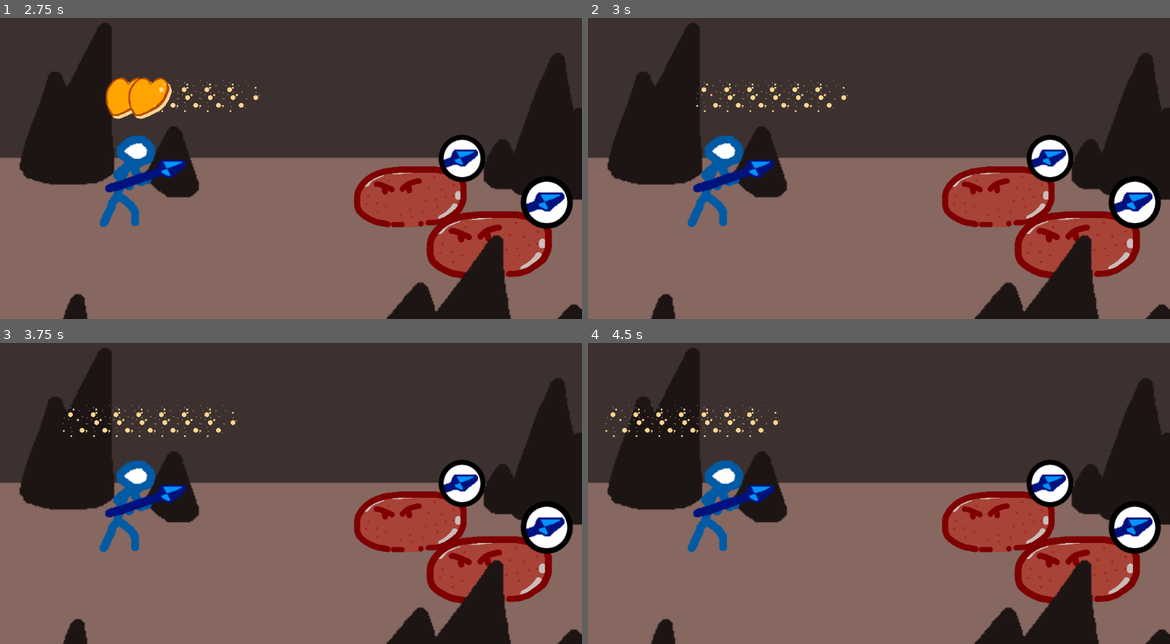
Above: before the commit, frames 1-4 (two rows, left to right).
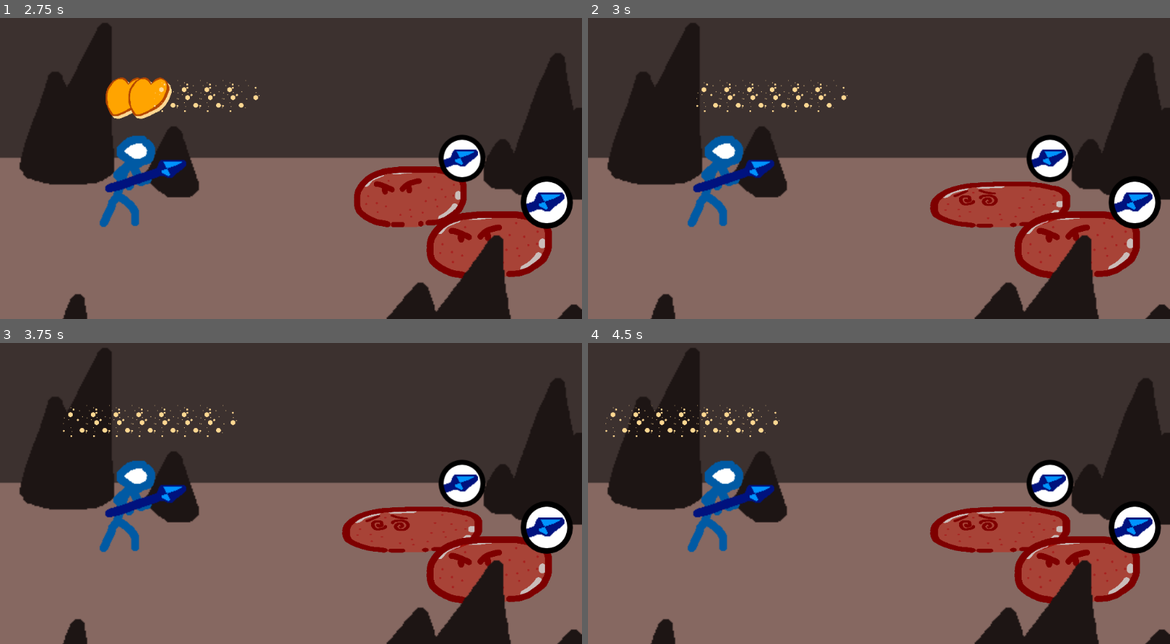
Above: after the commit, the same moments.

Repository: WightLight/StrawberryShortsword
Game: Godot game, scene res://Battle/Battle.tscn
Same seed, same stepped clock (60 frames per second), same inputs: the game is played once before the commit and once after it.
Inputs (mouse positions are in pixels of both pictures, inside the frame that each line leads up to):
- Up to frame 1 (2.75 s): tap Enter at 0.5 s; click (459, 159) at 1.27 s; tap Space at 2 s
- Up to frame 2 (3 s): tap Enter at 2.75 s
- Up to frame 3 (3.75 s): tap Space at 3.5 s
- Up to frame 4 (4.5 s): tap Enter at 4.25 s

Frame 1 is identical in both runs. In frame 2, 2.2% of the frame differs, in the area x 58-83%, y 49-70%; in frame 3, 2.2%; in frame 4, 2.2%.

Commit message:
Show bloodied slime when they take enough damage

Diff:
--- a/Enemy/Slime/Slime.gd
+++ b/Enemy/Slime/Slime.gd
@@ -1,7 +1,10 @@
 extends Enemy
 
+export(Texture) var healthy_texture
+export(Texture) var bloodied_texture
+
 func _ready():
-	$HpIndicator.showHp(curHp, maxHp)
+	update_hp_status()
 
 
 func _process(delta):
@@ -9,7 +12,15 @@
 
 func damage(amount: int):
 	.damage(amount)
+	update_hp_status()
+
+
+func update_hp_status():
 	$HpIndicator.showHp(curHp, maxHp)
+	if float(curHp) / maxHp < 0.5:
+		$Sprite.texture = bloodied_texture
+	else:
+		$Sprite.texture = healthy_texture
 
 func attack(player: Player):
 	player.damage(1)
--- a/Enemy/Slime/Slime.tscn
+++ b/Enemy/Slime/Slime.tscn
@@ -1,8 +1,9 @@
-[gd_scene load_steps=4 format=2]
+[gd_scene load_steps=5 format=2]
 
 [ext_resource path="res://Enemy/Slime/Cinnamon Drop Healthy.png" type="Texture" id=1]
 [ext_resource path="res://Enemy/Slime/Slime.gd" type="Script" id=2]
 [ext_resource path="res://HpIndicator/HpIndicator.tscn" type="PackedScene" id=3]
+[ext_resource path="res://Enemy/Slime/Cinnamon Drop Bloodied.png" type="Texture" id=4]
 
 [node name="Slime" type="Node2D"]
 scale = Vector2( 0.33, 0.33 )
@@ -12,6 +13,8 @@
 }
 maxHp = 4
 curHp = 4
+healthy_texture = ExtResource( 1 )
+bloodied_texture = ExtResource( 4 )
 
 [node name="Sprite" type="Sprite" parent="."]
 scale = Vector2( 0.33, 0.33 )
